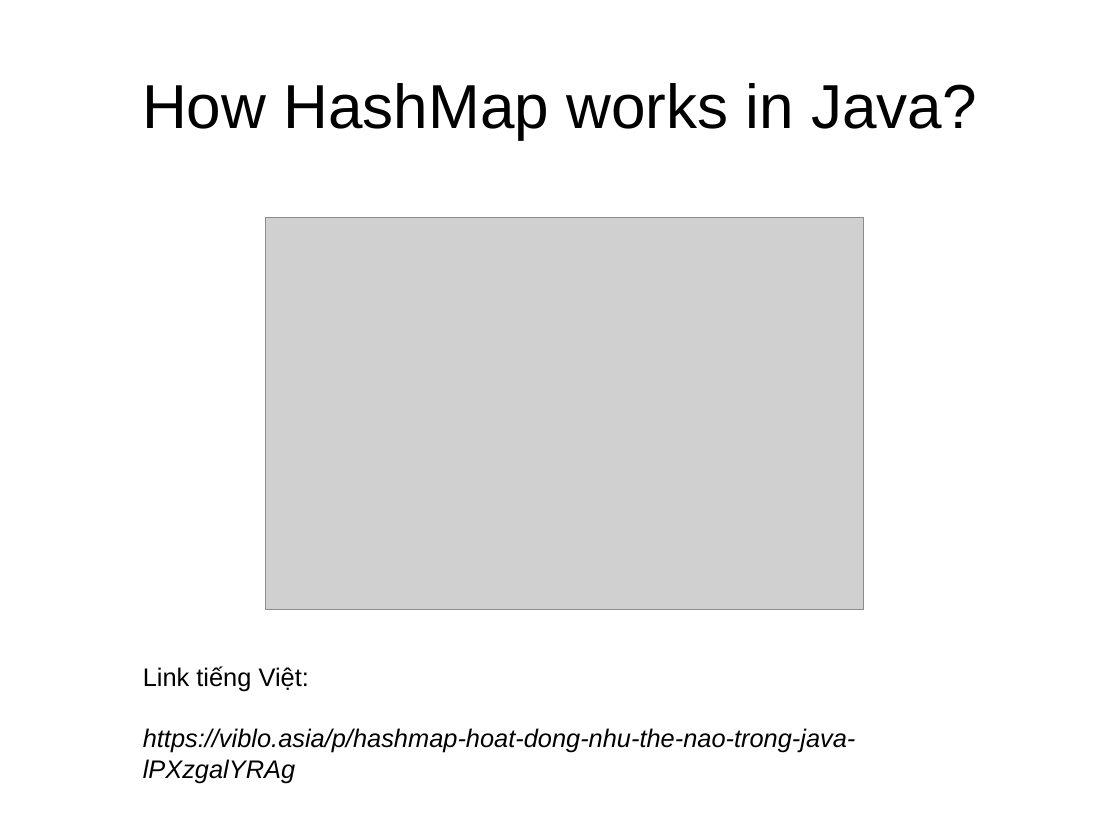
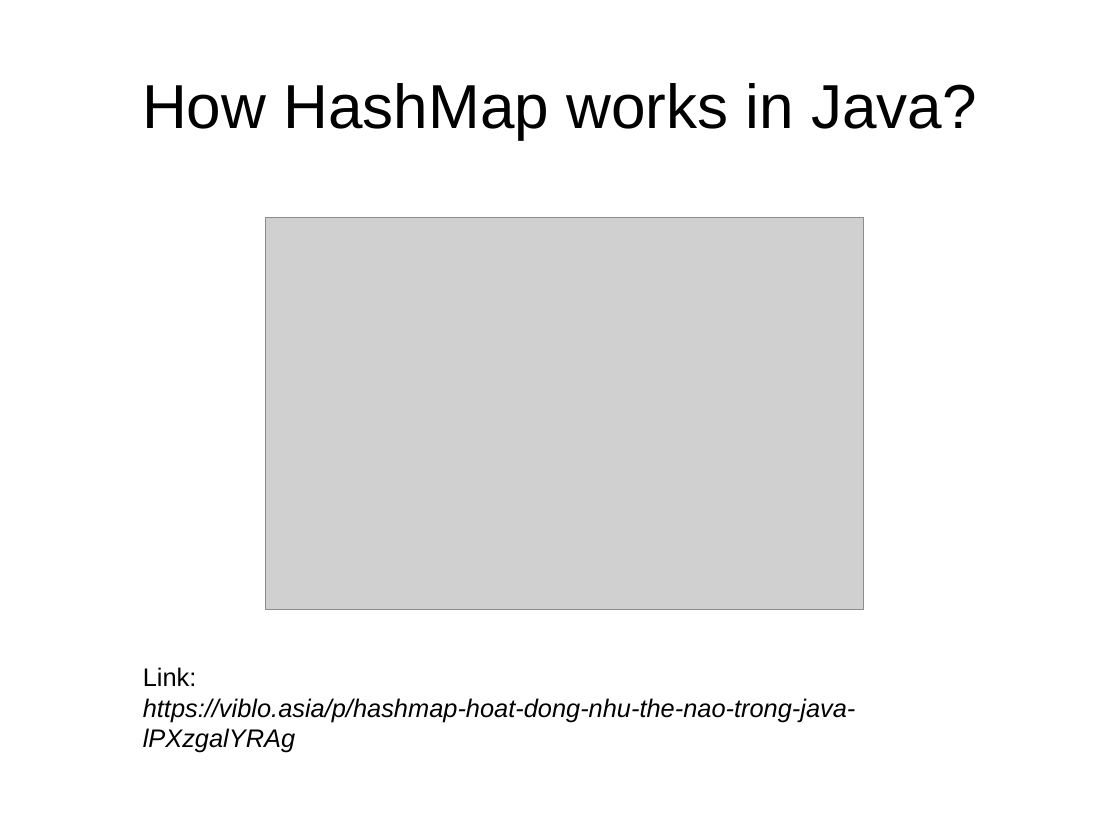
Before and after one commit to truongphan/documents, a slide deck: slide 9 of Collections.pptx. Drawn at 1120x840 pixels with LibreOffice and Linux fonts; fonts in the diff are those of the drawing; grey boxes stand for pictures. Boxes give left, top, right and bottom in pixels: in the first picture for what was removed or moved away, otherwise in the second. Text is boxed around its words. In the diff, an @@ line names an element or a change of style, - is before the commit and + after.

```diff
--- a/Collections.pptx
+++ b/Collections.pptx
@@ text at box(143, 667, 197, 686): text changed @@
-Link tiếng Việt:
+Link:
```
Also in this commit, not shown: 1 slide added, 2 other files.
